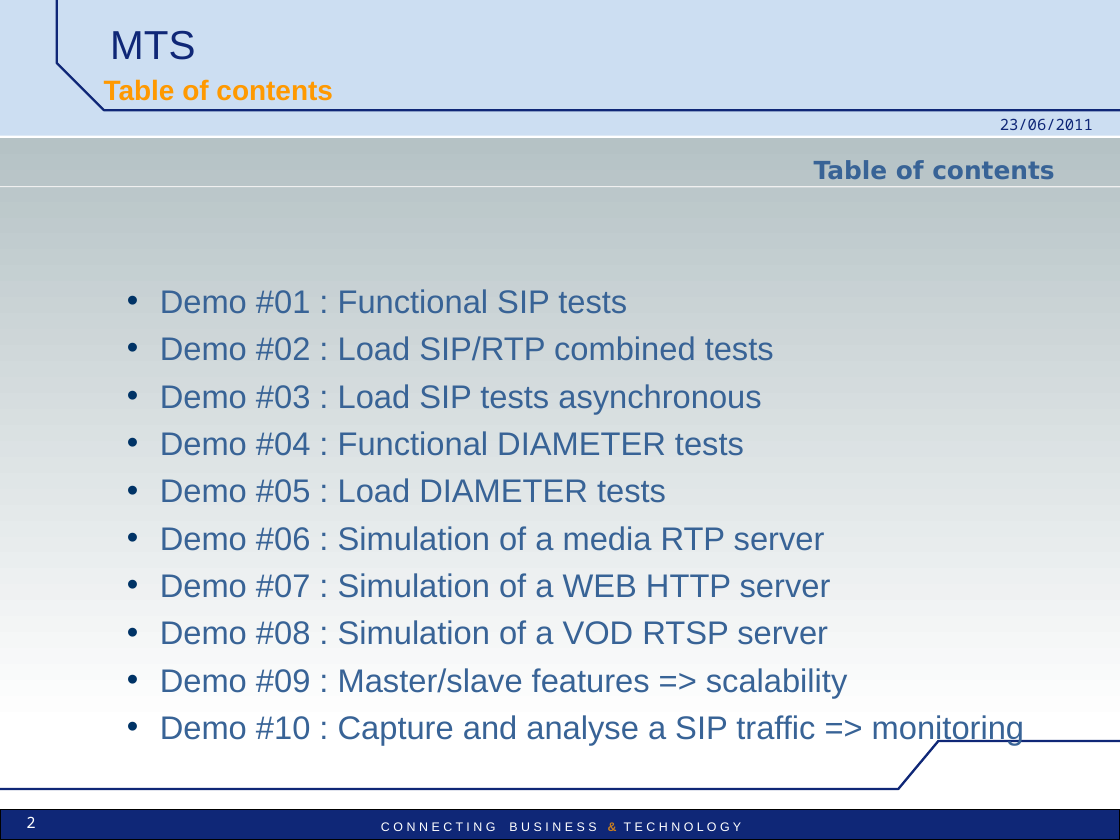
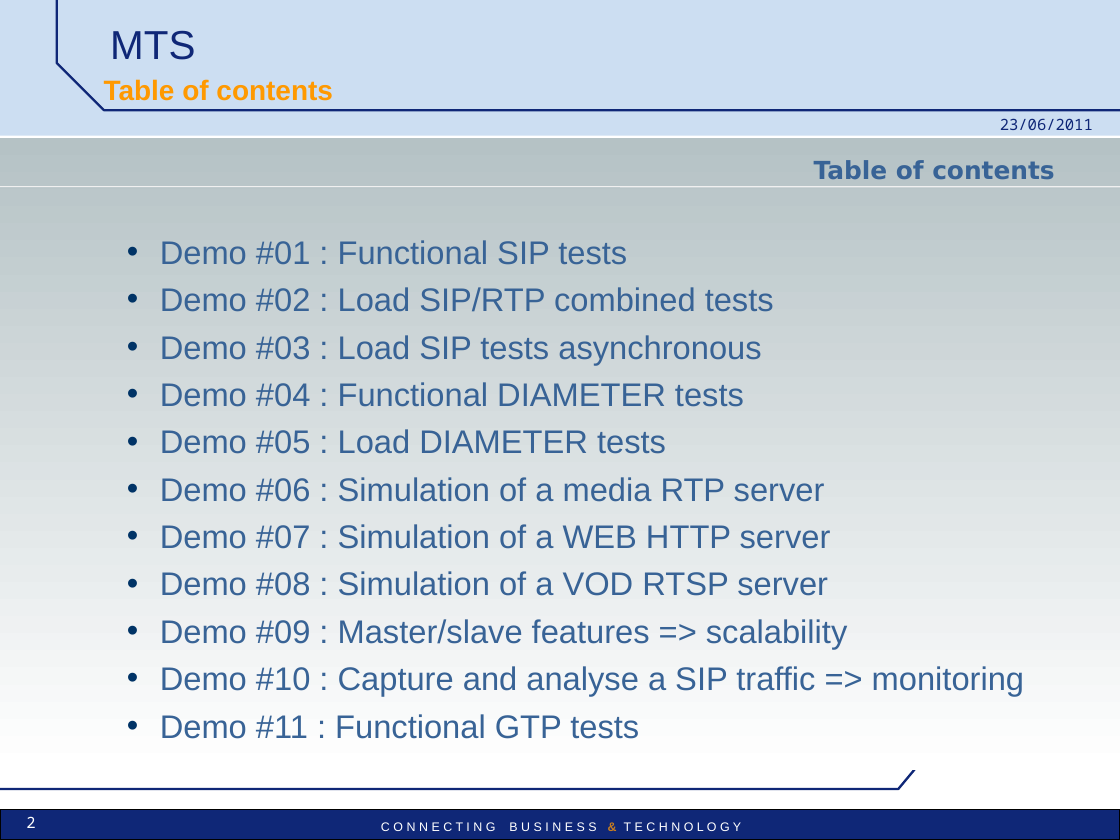
Before and after one commit to vu3mmg/mts-project, a slide deck: slide 2 of trunk/mts/src/main/doc/MTS_pres_demos.ppt. Drawn at 1120x840 pixels with LibreOffice and Linux fonts; fonts in the diff are those of the drawing; background and template pictures are left out. Boxes give left, top, right and bottom in pixels: in the first picture for what was removed or moved away, otherwise in the second. Text is boxed around its words. In the diff, an @@ line names an element or a change of style, - is before the commit and + after.

```diff
--- a/trunk/mts/src/main/doc/MTS_pres_demos.ppt
+++ b/trunk/mts/src/main/doc/MTS_pres_demos.ppt
@@ rectangle: place and size @@
-rectangle at (0, 138, 1120, 728)
+rectangle at (0, 138, 1120, 769)
@@ text "Demo #01 : Functional SIP ...": place and size @@
-text "Demo #01 : Functional SIP ..." at (160, 289, 1024, 745)
+text "Demo #01 : Functional SIP ..." at (160, 240, 1024, 739)
@@ text at (160, 714, 639, 739): paragraph added @@
+  • Demo #11 : Functional GTP tests
```
Also in this commit, not shown: 14 other slides changed, 2 slides added.
